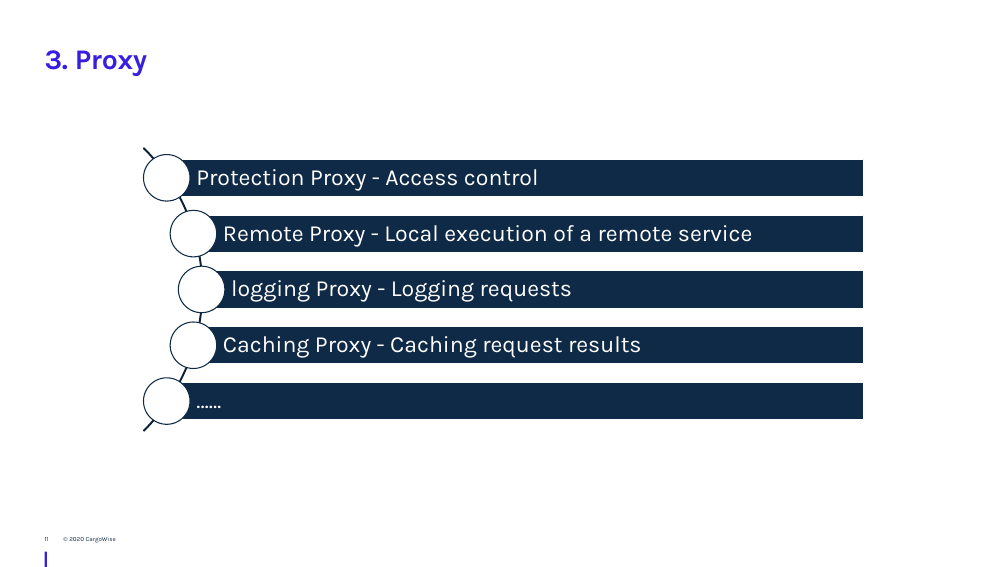
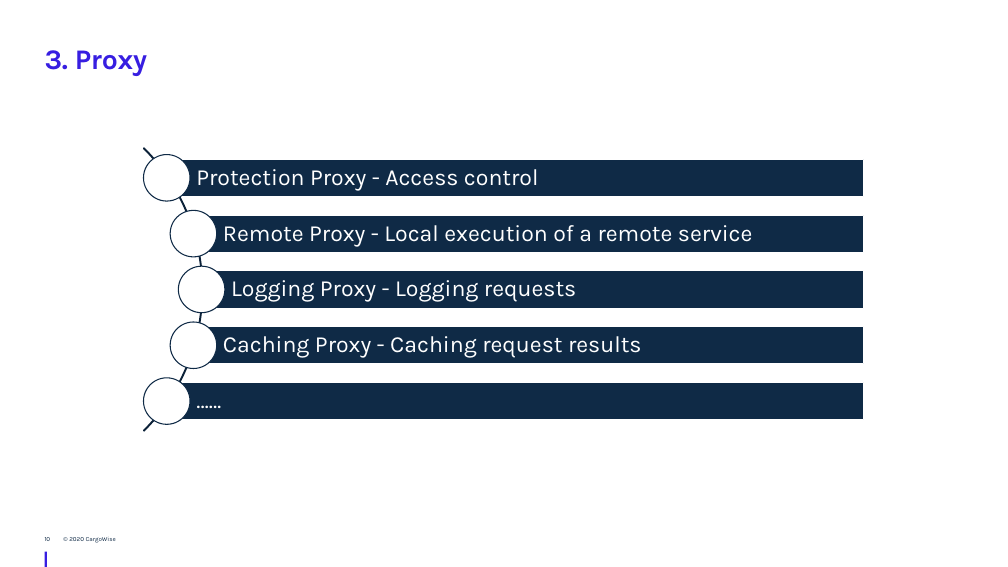
Before and after one commit to JingwenLi/DesignPatterns, a slide deck: slide 10 of DesignPatterns/Structural Design Patterns/Structural Design Patterns - WTG.pptx (slide 11 before the commit). Drawn at 1008x567 pixels with LibreOffice and Linux fonts; fonts in the diff are those of the drawing; background and template pictures are left out. Boxes give left, top, right and bottom in pixels: in the first picture for what was removed or moved away, otherwise in the second. Text is boxed around its words. In the diff, an @@ line names an element or a change of style, - is before the commit and + after.

```diff
--- a/DesignPatterns/Structural Design Patterns/Structural Design Patterns - WTG.pptx
+++ b/DesignPatterns/Structural Design Patterns/Structural Design Patterns - WTG.pptx
@@ text at <box>231,280,576,302</box>: text changed @@
-logging Proxy - Logging requests
+Logging Proxy - Logging requests
@@ page number at <box>45,537,51,541</box>: text changed @@
-11
+10
```
Also in this commit, not shown: 1 other slide changed, 2 slides added, 1 slide removed, 1 other file.
